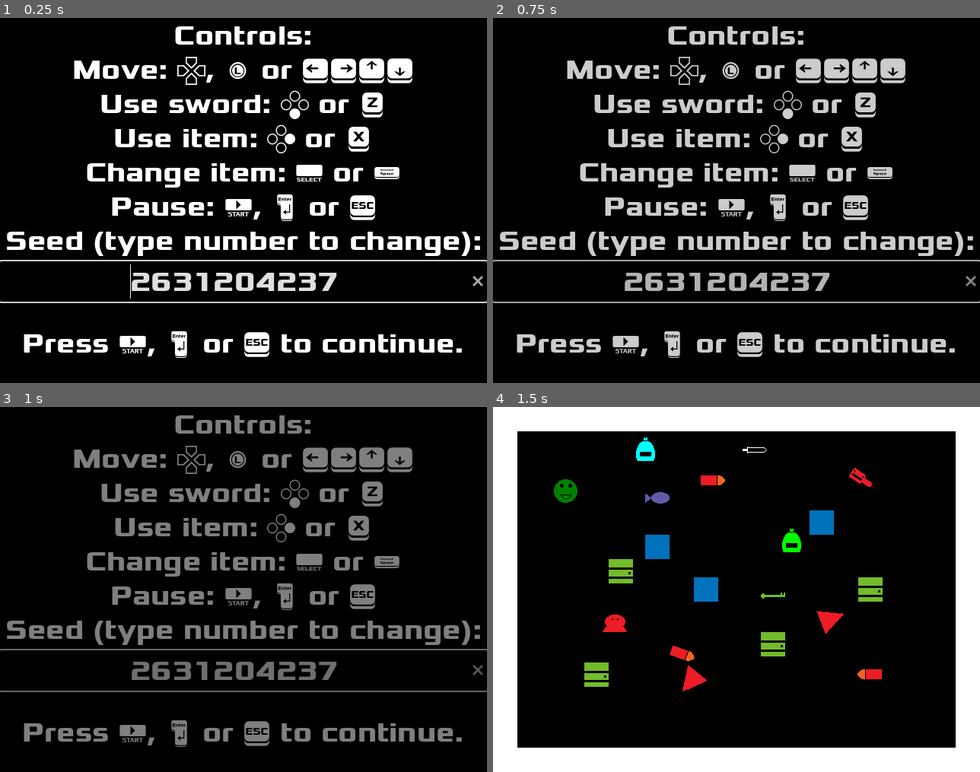
Above: before the commit, frames 1-4 (two rows, left to right).
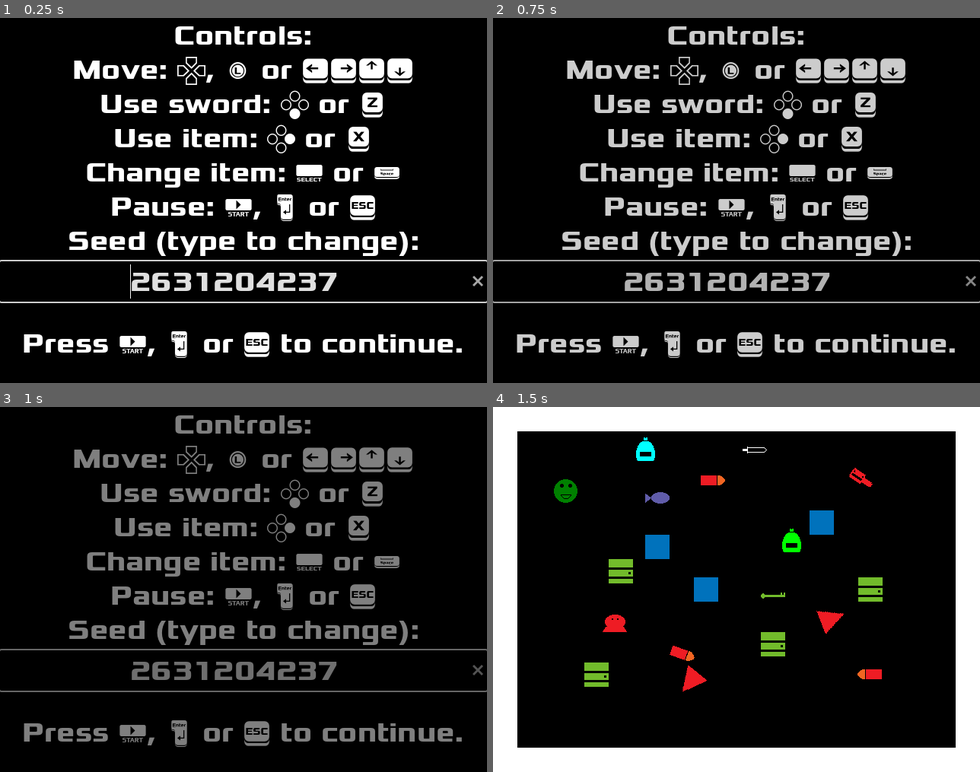
Above: after the commit, the same moments.

Repository: andOlga/game-off-2024
Game: Godot game, scene res://utilities/title_screen.tscn
Two runs of this game, one before a commit and one after it. Both use one fixed random seed, a clock stepped at 60 frames per second and the inputs below. Sound files missing from this copy of the repository are replaced by a short silence.
Inputs:
- Up to frame 1 (0.25 s): no input
- Up to frame 2 (0.75 s): tap Enter (action_pause) at 0.5 s; hold Right (move_right) from 0.53 s (still down); tap X (action_item) at 0.6 s
- Up to frame 3 (1 s): keep holding Right (move_right)
- Up to frame 4 (1.5 s): release Right (move_right) at 1.28 s; hold Down (move_down) from 1.28 s (still down); tap Space (action_select) at 1.35 s

The runs differ from the first frame. In frame 1, 2.7% of the frame differs, in the area x 1-99%, y 58-66%; in frame 2, 2.7%; in frame 3, 2.6%; in frame 4, nothing differs.

Commit message:
Doesn't have to be a number, does it

Diff:
--- a/utilities/title_screen.tscn
+++ b/utilities/title_screen.tscn
@@ -14,7 +14,7 @@
 Use item: ↦ or Ｘ
 Change item: ⇷ or ␺
 Pause: ⇸, ␮ or ␯
-Seed (type number to change):
+Seed (type to change):
 
 
 Press ⇸, ␮ or ␯ to continue."
